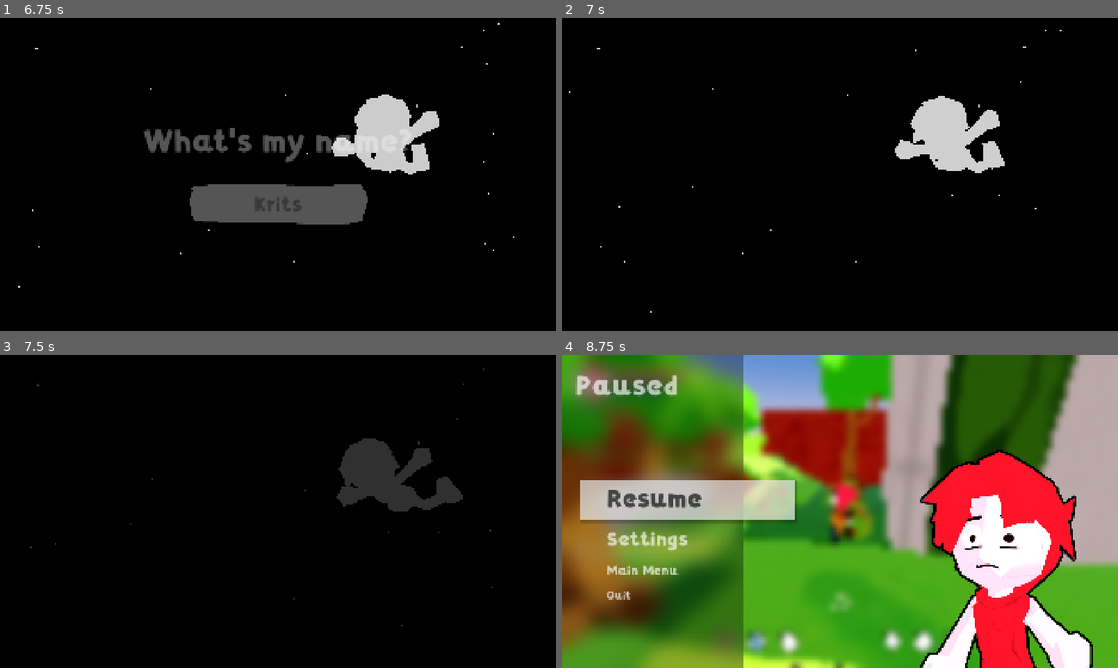
Above: before the commit, frames 1-4 (two rows, left to right).
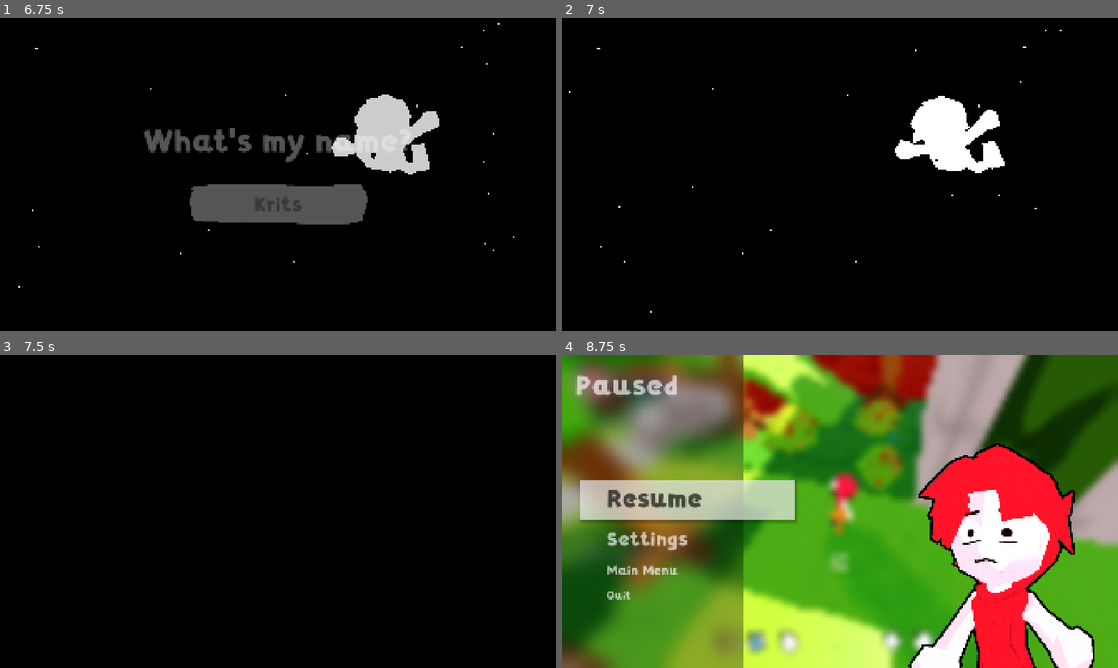
Above: after the commit, the same moments.

Repository: doggoanim/Krits
Game: Godot game, scene res://ui/main_menu.tscn
The game is run twice, just before and just after one commit, with the same random seed, the same clock (stepped at 60 frames per second) and the same inputs. Sound files missing from this copy of the repository are replaced by a short silence.
Inputs (mouse positions are in pixels of both pictures, inside the frame that each line leads up to):
- Up to frame 1 (6.75 s): tap Enter at 0.5, 2.75 s; move the mouse to (400, 158) at 0.52 s; hold D (move_right) 0.53-1.25 s; hold Ctrl (crouch_pound) 0.53-1.25 s; click (400, 158) at 0.67 s; tap Space (jump) at 0.77, 4.52 s; drag from (166, 190) to (250, 237) at 1.27 s; move the mouse to (333, 105) at 2.02 s; hold D (move_right) 2.03-2.75 s; hold Shift (roll_dive) 2.03-2.75 s; drag from (250, 237) to (111, 127) at 2.77 s; click "Play" at 3.5 s; move the mouse to (444, 221) at 4.27 s; hold A (move_left) 4.28-5 s; tap 1 at 4.35 s; tap Tab (menu_inventory) at 4.9 s; click (278, 205) at 5.02 s; type "Alex" at 5.1 s; drag from (111, 127) to (194, 96) at 5.77 s; move the mouse to (305, 174) at 6.52 s; hold S (move_back) from 6.53 s (still down); hold E (interact) from 6.53 s (still down); click (305, 174) at 6.67 s
- Up to frame 2 (7 s): keep holding S (move_back); keep holding E (interact)
- Up to frame 3 (7.5 s): tap M (menu_travel) at 7.15 s; release S (move_back) at 7.25 s; release E (interact) at 7.25 s; drag from (194, 433) to (166, 527) at 7.27 s
- Up to frame 4 (8.75 s): move the mouse to (867, 511) at 8.02 s; hold W (move_forward) from 8.03 s (still down); tap Delete at 8.1 s; tap Space (jump) at 8.27 s; tap Escape at 8.65 s

Frame 1 is identical in both runs. In frame 2, 2.8% of the frame differs, in the area x 1-90%, y 3-95%; in frame 3, 2.9%; in frame 4, 65%, in the area x 0-100%, y 0-100%.

Commit message:
One iris loading screen everywhere: autoload, used for menu->game and game->menu too
Co-Authored-By: Claude Sonnet 5.5 <noreply@anthropic.com>
Claude-Session: https://claude.ai/code/session_01TYpdm1jACUqsWG6yyTxbgm

Diff:
--- a/project.godot
+++ b/project.godot
@@ -24,6 +24,7 @@
 Music="*res://core/music_player.gd"
 Settings="*res://core/settings.gd"
 ShaderClock="*res://core/shader_clock.gd"
+Iris="*res://ui/loading_screen.tscn"
 
 [display]
 
--- a/ui/loading_screen.gd
+++ b/ui/loading_screen.gd
@@ -7,9 +7,13 @@
 ## `radius` uniform and times the swap around it. The level swap happens the
 ## instant the hole is fully shut, where nothing behind it is visible at all.
 ##
-## One instance, built by UiRoot same as Hud/DialogueBox/etc. Main is the
-## only caller: `await LoadingScreen.instance.run(swap_callable)` closes the
-## iris, calls `swap_callable` once fully shut, then reopens it.
+## One instance, registered as the `Iris` autoload (so it survives scene
+## changes and is the single loading screen for everything):
+##   - level swaps (doors): `await LoadingScreen.instance.run(swap_callable)`
+##     closes the iris, calls `swap_callable` once fully shut, then reopens it.
+##   - scene changes (menu -> game, game -> menu):
+##     `LoadingScreen.instance.go_to_scene(path)` — don't await it from a node
+##     that the scene change will free.
 
 ## Radius (in the shader's own aspect-corrected units — see
 ## iris_mask.gdshader) big enough that the circle's edge sits off past every
@@ -59,6 +63,29 @@
 	await _animate_radius(0.0, MAX_RADIUS)
 	visible = false
 
+## Iris out, change the whole scene while nothing is visible, then iris in once
+## the new scene has had a couple of frames to build itself. `on_fail` (optional)
+## runs if the scene can't be loaded; the iris reopens either way.
+func go_to_scene(path: String, on_fail := Callable()) -> void:
+	visible = true
+	await _animate_radius(MAX_RADIUS, 0.0)
+	await get_tree().create_timer(HOLD_TIME).timeout
+	var err := get_tree().change_scene_to_file(path)
+	if err != OK:
+		push_error("LoadingScreen: could not load %s (error %d)" % [path, err])
+		await _animate_radius(0.0, MAX_RADIUS)
+		visible = false
+		if on_fail.is_valid():
+			on_fail.call()
+		return
+	# The new scene is swapped in at the end of this frame and builds itself in
+	# its _ready — give it that long before revealing it.
+	await get_tree().process_frame
+	await get_tree().process_frame
+	await get_tree().create_timer(HOLD_TIME).timeout
+	await _animate_radius(0.0, MAX_RADIUS)
+	visible = false
+
 func _animate_radius(from: float, to: float) -> void:
 	_mat.set_shader_parameter(&"radius", from)
 	var tween := create_tween()
--- a/ui/main_menu.gd
+++ b/ui/main_menu.gd
@@ -105,7 +105,7 @@
 	screen.exit()
 
 ## Points Game at the chosen slot (creating a brand-new save first when the
-## name prompt asked for one), fades to black, and hands off to the game —
+## name prompt asked for one), wipes to black with the iris, and hands off to the game —
 ## Main's own Game.load_game() then reads whichever slot is current.
 func _start_game(payload: Dictionary) -> void:
 	var slot: int = payload.get("slot", Game.current_slot)
@@ -113,15 +113,6 @@
 		Game.start_new_game(slot, String(payload.get("name", "Krits")))
 	else:
 		Game.select_slot(slot)
-	var tw := create_tween()
-	tw.tween_property(_fade, "color:a", 1.0, FADE_TO_GAME)
-	await tw.finished
-	var err := get_tree().change_scene_to_file(GAME_SCENE)
-	if err != OK:
-		# The game scene (or one of its dependencies) failed to load —
-		# surface it instead of leaving the player on a black screen.
-		push_error("MainMenu: could not load %s (error %d)" % [GAME_SCENE, err])
-		var back := create_tween()
-		back.tween_property(_fade, "color:a", 0.0, FADE_TO_GAME)
-		await back.finished
-		_busy = false
+	# The shared iris wipe (see LoadingScreen) — it keeps playing across the
+	# scene change, so don't await it from here; this node is about to be freed.
+	LoadingScreen.instance.go_to_scene(GAME_SCENE, func() -> void: _busy = false)
--- a/ui/pause_menu.gd
+++ b/ui/pause_menu.gd
@@ -245,4 +245,4 @@
 	close_immediately()   # unpauses and clears open_menu
 	Input.mouse_mode = Input.MOUSE_MODE_VISIBLE
 	MainMenu.return_to_title = true
-	get_tree().change_scene_to_file(MAIN_MENU_SCENE)
+	LoadingScreen.instance.go_to_scene(MAIN_MENU_SCENE)   # the shared iris wipe
--- a/ui/ui_root.gd
+++ b/ui/ui_root.gd
@@ -11,7 +11,6 @@
 const SHOP_MENU_SCENE := preload("res://ui/shop_menu.tscn")
 const INTERACT_PROMPT_SCENE := preload("res://ui/interact_prompt.tscn")
 const PAUSE_MENU_SCENE := preload("res://ui/pause_menu.tscn")
-const LOADING_SCREEN_SCENE := preload("res://ui/loading_screen.tscn")
 
 var travel_menu: TravelMenu
 
@@ -25,4 +24,3 @@
 	add_child(SHOP_MENU_SCENE.instantiate())   # no toggle_action — opened by a ShopKeeper, see ShopMenu
 	add_child(PAUSE_MENU_SCENE.instantiate())   # Esc — see PauseMenu
 	add_child(DialogueBox.create())   # the one shared conversation UI — see DialogueBox
-	add_child(LOADING_SCREEN_SCENE.instantiate())   # Door's level-swap cover — see LoadingScreen
